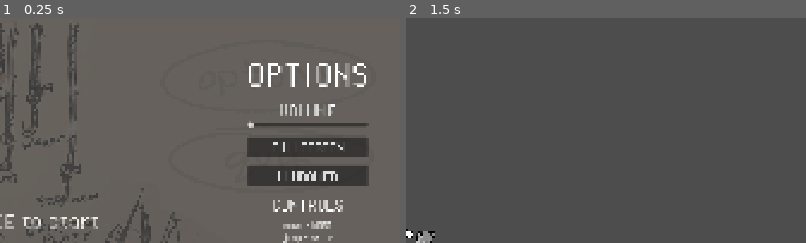
Above: before the commit, frames 1-2 (left to right).
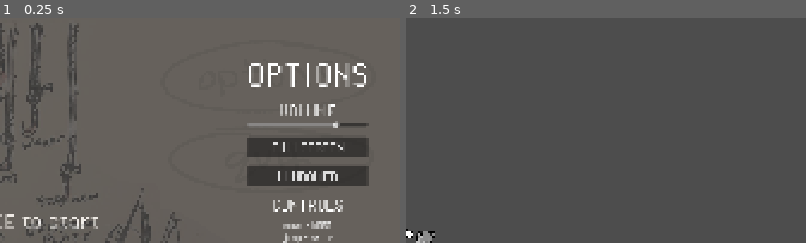
Above: after the commit, the same moments.

Repository: et30002/jelly-meats
Game: Godot game, scene res://scenes/main.tscn
Same seed, same stepped clock (60 frames per second), same inputs: the game is played once before the commit and once after it.
Inputs:
- Up to frame 1 (0.25 s): no input
- Up to frame 2 (1.5 s): click "WINDOWED" at 0.5 s; tap Space (jump) at 1.25 s; hold D (right) from 1.28 s (still down)
The pictures show only the part of the screen within x 50-100%, y 0-50%; the shares and areas given below are measured in that part.

The runs differ from the first frame. In frame 1, 0.4% of the frame differs, in the area x 61-85%, y 45-49%; in frame 2, nothing differs.

Commit message:
Added Audio Slider Functionality

Diff:
--- a/default_bus_layout.tres
+++ b/default_bus_layout.tres
@@ -2,3 +2,9 @@
 
 [resource]
 bus/0/volume_db = -8.554921
+bus/1/name = &"Music"
+bus/1/solo = false
+bus/1/mute = false
+bus/1/bypass_fx = false
+bus/1/volume_db = 0.0
+bus/1/send = &"Master"
--- a/scenes/main.tscn
+++ b/scenes/main.tscn
@@ -4,6 +4,7 @@
 [ext_resource type="Texture2D" uid="uid://sgtvnnhdneye" path="res://assets/main_menu/temp_main_menu.png" id="1_o5qli"]
 [ext_resource type="AudioStream" uid="uid://boag6qnlcvn6c" path="res://assets/sfx/boss_music.wav" id="2_sugp2"]
 [ext_resource type="FontFile" uid="uid://c88b6i248dccp" path="res://assets/fonts/PixelOperator.ttf" id="3_jyhfs"]
+[ext_resource type="Script" uid="uid://dp70dxq4oqlw7" path="res://scripts/volume.gd" id="5_tbgi4"]
 
 [node name="Main" type="Control" unique_id=1195490529]
 layout_mode = 3
@@ -17,6 +18,7 @@
 [node name="AudioStreamPlayer" type="AudioStreamPlayer" parent="." unique_id=231146794]
 stream = ExtResource("2_sugp2")
 autoplay = true
+bus = &"Music"
 
 [node name="Start_Instructions" type="Label" parent="." unique_id=476762426]
 layout_mode = 1
@@ -64,6 +66,10 @@
 
 [node name="Volume" type="HSlider" parent="Buttons" unique_id=329342154]
 layout_mode = 2
+min_value = -60.0
+max_value = 20.0
+script = ExtResource("5_tbgi4")
+audio_bus_name = "Music"
 
 [node name="Volume_Label" type="Label" parent="Buttons/Volume" unique_id=402695886]
 layout_mode = 0
@@ -133,5 +139,6 @@
 horizontal_alignment = 1
 
 [connection signal="pressed" from="Quit" to="." method="_on_quit_pressed"]
+[connection signal="value_changed" from="Buttons/Volume" to="Buttons/Volume" method="_on_value_changed"]
 [connection signal="pressed" from="Buttons/Fullscreen" to="." method="_on_fullscreen_pressed"]
 [connection signal="pressed" from="Buttons/Windowed" to="." method="_on_windowed_pressed"]
--- /dev/null
+++ b/scripts/volume.gd
@@ -0,0 +1,10 @@
+extends HSlider
+
+@export var audio_bus_name: String
+var audio_bus_id
+
+func _ready():
+	audio_bus_id = AudioServer.get_bus_index(audio_bus_name)
+
+func _on_value_changed(value: float) -> void:
+	AudioServer.set_bus_volume_db(audio_bus_id, value)
Not shown, added: scripts/volume.gd.uid
